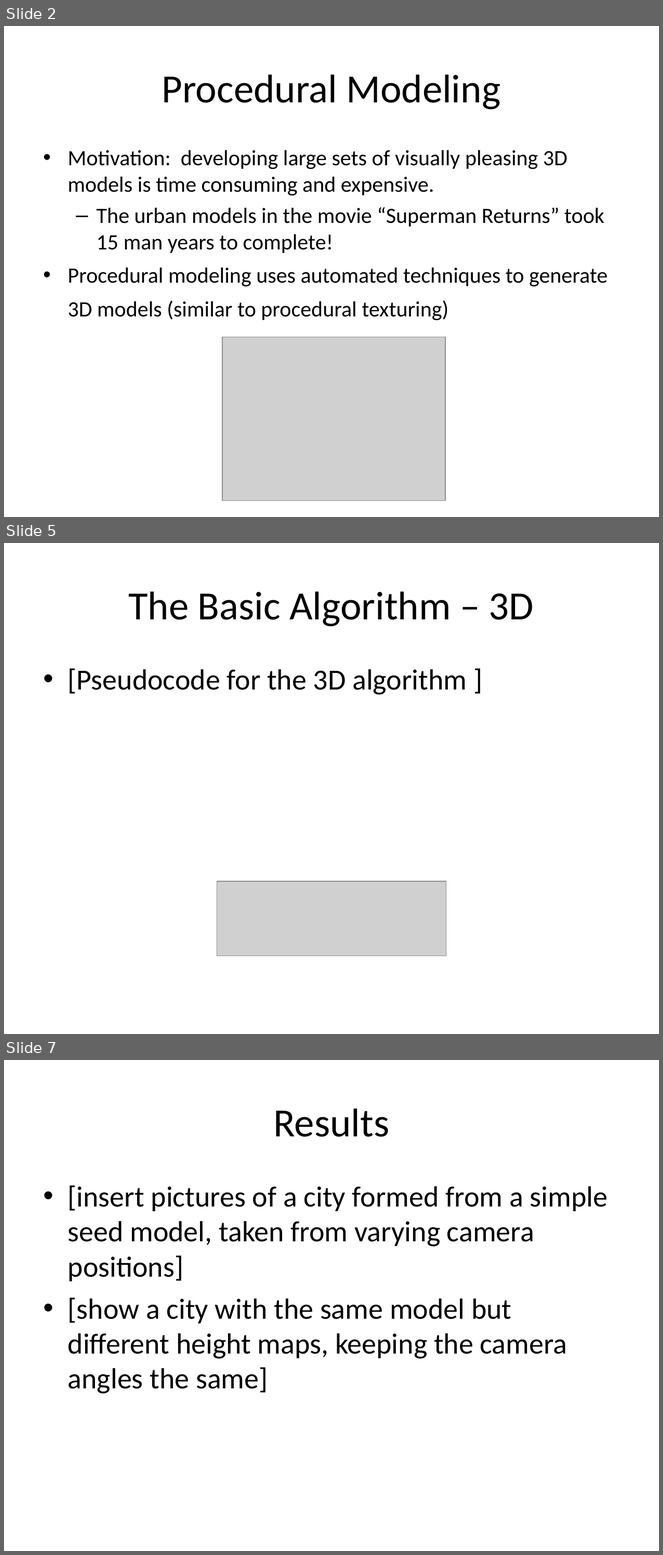
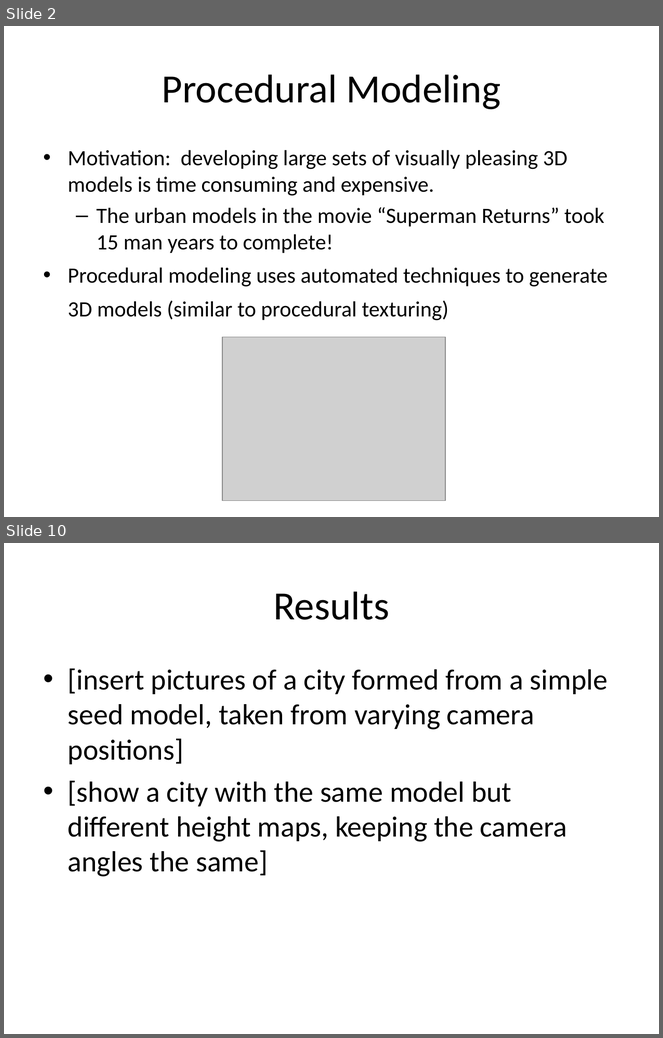
Before and after one commit to reinebold/cs580CMS, a slide deck: Documents/Creating a Procedural City.ppt. Shown one above the other, each under a label of ours: slides 2, 5 and 7 before the commit, slides 2 and 10 after it; the slides between them are not shown. The pictures are 663x1555 and 663x1038 pixels, drawn with LibreOffice and Linux fonts; fonts in the diff are those of the drawing; grey boxes stand for pictures. Boxes give left, top, right and bottom in pixels: in the first picture for what was removed or moved away, otherwise in the second. Text is boxed around its words. In the diff, an @@ line names an element or a change of style, - is before the commit and + after.

```diff
--- a/Documents/Creating a Procedural City.ppt
+++ b/Documents/Creating a Procedural City.ppt
@@ slide 5 removed at box(4, 543, 659, 1034), background #FFFFFF @@
@@ title removed at box(128, 591, 534, 627) @@
-The Basic Algorithm – 3D
@@ text removed at box(68, 668, 467, 695) @@
-• [Pseudocode for the 3D algorithm ]
@@ picture removed at box(217, 882, 446, 956) @@
@@ what was slide 7 is now slide 10 @@
```
Also in this commit, not shown: 2 slides changed, 8 slides added, 2 other slides removed, 3 other files.
